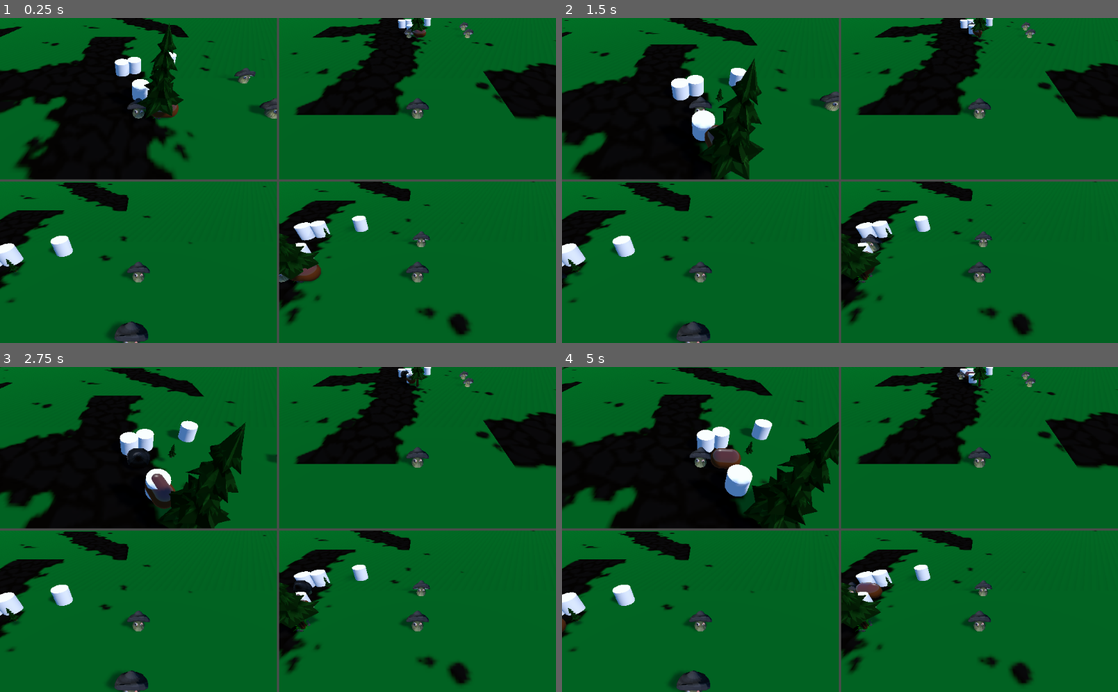
Above: before the commit, frames 1-4 (two rows, left to right).
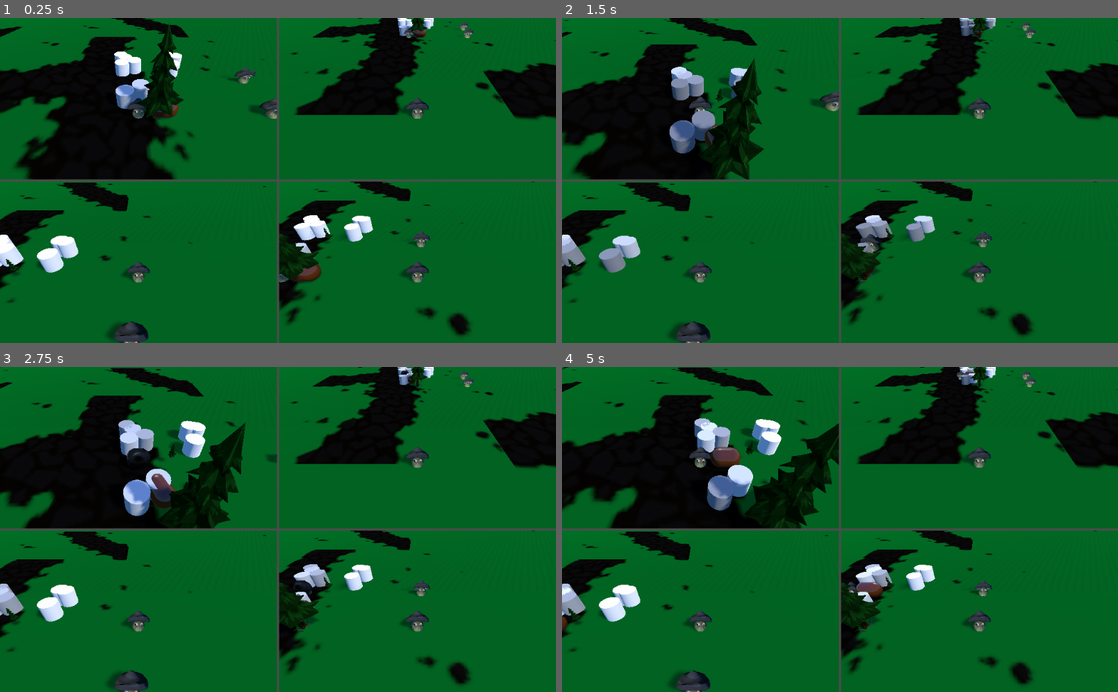
Above: after the commit, the same moments.

Repository: JohnMeadow1/ShroomDoom
Game: Godot game, scene res://viewports/viewports.tscn
Same seed, same stepped clock (60 frames per second), same inputs: the game is played once before the commit and once after it.
Inputs (mouse positions are in pixels of both pictures, inside the frame that each line leads up to):
- Up to frame 1 (0.25 s): no input
- Up to frame 2 (1.5 s): move the mouse to (962, 164) at 0.52 s; hold Up (move_up_p1) 0.53-1.28 s; move the mouse to (728, 196) at 1.27 s; hold Down (move_down_p1) from 1.28 s (still down)
- Up to frame 3 (2.75 s): move the mouse to (333, 458) at 2.02 s; release Down (move_down_p1) at 2.03 s; hold Up (move_up_p1) from 2.03 s (still down)
- Up to frame 4 (5 s): move the mouse to (812, 594) at 2.77 s; move the mouse to (1006, 578) at 3.52 s; release Up (move_up_p1) at 3.53 s; hold Down (move_down_p1) from 3.53 s (still down); move the mouse to (673, 480) at 4.27 s

The runs differ from the first frame. In frame 1, 1.4% of the frame differs, in the area x 0-79%, y 0-79%; in frame 2, 2.9%; in frame 3, 2.8%; in frame 4, 3.3%, in the area x 0-79%, y 0-82%.

Commit message:
shroom blink

Diff:
--- a/source/objects/shroom.gd
+++ b/source/objects/shroom.gd
@@ -1,13 +1,31 @@
 extends MeshInstance
 
-# class member variables go here, for example
+var pickable = false
+var blink_value = 1
+var blink_iterattor = 1
 
 func _ready():
 	# Called when the node is added to the scene for the first time.
 	# Initialization here
 	pass
 
-#func _process(delta):
-#	# Called every frame. Delta is time since last frame.
-#	# Update game logic here.
-#	pass
+func _physics_process(delta):
+	if pickable:
+		blink_value -= delta * blink_iterattor
+		if blink_value <= 0.5 || blink_value >= 1:
+			blink_iterattor *=-1
+			blink_value -= delta * blink_iterattor
+		self.material_override.set("albedo_color", Color(blink_value,blink_value,blink_value))
+#		set("albedo_color", Color(blink_value,blink_value,blink_value) )
+#		print(Color(blink_value,blink_value,blink_value))
+
+
+func _on_Area_body_entered(body):
+	if body.is_in_group("players"):
+		pickable = true
+
+
+func _on_Area_body_exited(body):
+	if body.is_in_group("players"):
+		self.material_override.set("albedo_color", Color(1,1,1) )
+		pickable = false
--- a/source/objects/shroom.tscn
+++ b/source/objects/shroom.tscn
@@ -1,6 +1,59 @@
-[gd_scene load_steps=3 format=2]
+[gd_scene load_steps=5 format=2]
 
-[sub_resource type="CylinderMesh" id=1]
+[ext_resource path="res://objects/shroom.gd" type="Script" id=1]
+
+[sub_resource type="SpatialMaterial" id=4]
+
+render_priority = 0
+flags_transparent = false
+flags_unshaded = false
+flags_vertex_lighting = false
+flags_no_depth_test = false
+flags_use_point_size = false
+flags_world_triplanar = false
+flags_fixed_size = false
+flags_albedo_tex_force_srgb = false
+vertex_color_use_as_albedo = false
+vertex_color_is_srgb = false
+params_diffuse_mode = 0
+params_specular_mode = 0
+params_blend_mode = 0
+params_cull_mode = 0
+params_depth_draw_mode = 0
+params_line_width = 1.0
+params_point_size = 1.0
+params_billboard_mode = 0
+params_grow = false
+params_use_alpha_scissor = false
+albedo_color = Color( 1, 1, 1, 1 )
+metallic = 0.0
+metallic_specular = 0.5
+metallic_texture_channel = 0
+roughness = 0.0
+roughness_texture_channel = 0
+emission_enabled = false
+normal_enabled = false
+rim_enabled = false
+clearcoat_enabled = false
+anisotropy_enabled = false
+ao_enabled = false
+depth_enabled = false
+subsurf_scatter_enabled = false
+transmission_enabled = false
+refraction_enabled = false
+detail_enabled = false
+uv1_scale = Vector3( 1, 1, 1 )
+uv1_offset = Vector3( 0, 0, 0 )
+uv1_triplanar = false
+uv1_triplanar_sharpness = 1.0
+uv2_scale = Vector3( 1, 1, 1 )
+uv2_offset = Vector3( 0, 0, 0 )
+uv2_triplanar = false
+uv2_triplanar_sharpness = 1.0
+proximity_fade_enable = false
+distance_fade_enable = false
+
+[sub_resource type="CylinderMesh" id=2]
 
 custom_aabb = AABB( 0, 0, 0, 0, 0, 0 )
 top_radius = 1.0
@@ -9,15 +62,15 @@
 radial_segments = 64
 rings = 4
 
-[sub_resource type="BoxShape" id=2]
+[sub_resource type="BoxShape" id=3]
 
-extents = Vector3( 2, 2, 2 )
+extents = Vector3( 5, 5, 5 )
 
-[node name="mushroom" type="MeshInstance"]
+[node name="shroom" type="MeshInstance" index="0"]
 
 transform = Transform( 1, 0, 0, 0, 1, 0, 0, 0, 1, 0, 1, 0 )
 layers = 1
-material_override = null
+material_override = SubResource( 4 )
 cast_shadow = 1
 extra_cull_margin = 0.0
 use_in_baked_light = false
@@ -25,10 +78,11 @@
 lod_min_hysteresis = 0.0
 lod_max_distance = 0.0
 lod_max_hysteresis = 0.0
-mesh = SubResource( 1 )
+mesh = SubResource( 2 )
 skeleton = NodePath("..")
 material/0 = null
-_sections_unfolded = [ "Geometry", "Transform" ]
+script = ExtResource( 1 )
+_sections_unfolded = [ "Geometry", "Transform", "Visibility", "material" ]
 
 [node name="Area" type="Area" parent="." index="0"]
 
@@ -59,5 +113,9 @@
 
 [node name="CollisionShape" type="CollisionShape" parent="Area" index="0"]
 
-shape = SubResource( 2 )
+shape = SubResource( 3 )
 disabled = false
+
+[connection signal="body_entered" from="Area" to="." method="_on_Area_body_entered"]
+
+[connection signal="body_exited" from="Area" to="." method="_on_Area_body_exited"]
--- a/source/objects/tree.gd
+++ b/source/objects/tree.gd
@@ -5,7 +5,7 @@
 func _ready():
 	randomize()
 
-	for i in range( max(0, randi() % 10 - 5) ):
+	for i in range( max(0, randi() % 10 ) ):
 		spawn_shroom()
 
 
@@ -18,7 +18,7 @@
 	new_shroom.translation = translation
 	new_shroom.translation.x += rand_range(1,5) * (( randi() % 2 ) * 2 - 1)
 	new_shroom.translation.z += rand_range(1,5) * (( randi() % 2 ) * 2 - 1)
-
+	new_shroom.material_override = SpatialMaterial.new()
 	$Shrooms.add_child( new_shroom )
 
 func grow_shroom():
--- a/source/player/player.tscn
+++ b/source/player/player.tscn
@@ -63,7 +63,9 @@
 distance_fade_enable = false
 _sections_unfolded = [ "Roughness" ]
 
-[node name="player" type="KinematicBody"]
+[node name="player" type="KinematicBody" groups=[
+"players",
+]]
 
 transform = Transform( 1, 0, 0, 0, -4.37114e-008, -1, 0, 1, -4.37114e-008, 0, 1, 0 )
 input_ray_pickable = true
